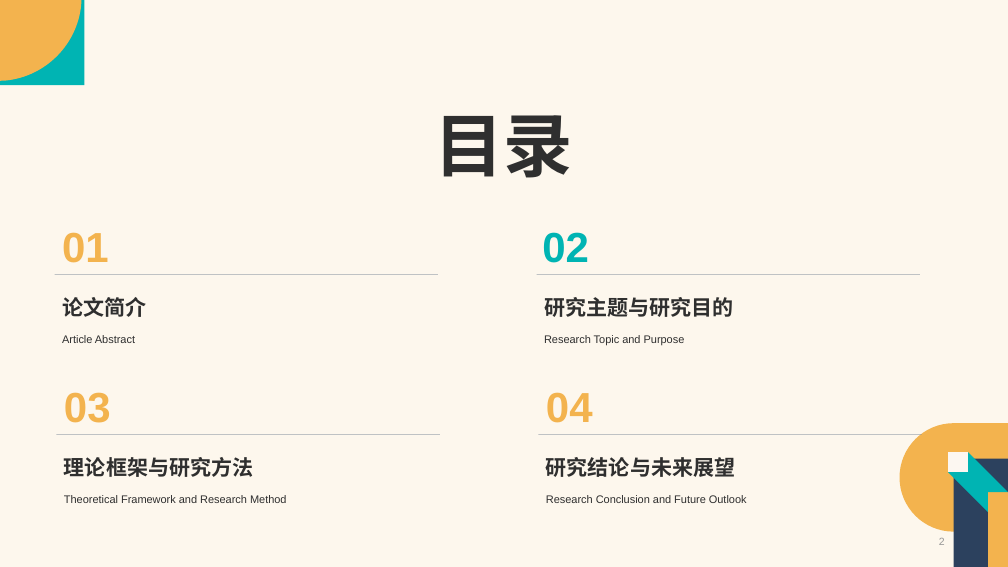
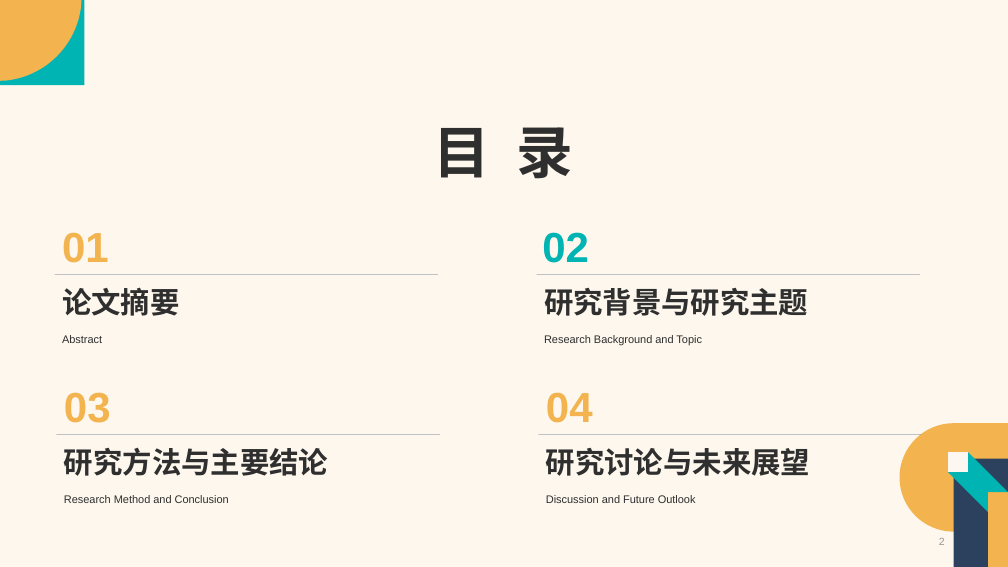
Before and after one commit to Vaelubo/Research, a slide deck: slide 2 of SSCI文章汇报.pptx. Drawn at 1008x567 pixels with LibreOffice and Linux fonts; fonts in the diff are those of the drawing. Boxes give left, top, right and bottom in pixels: in the first picture for what was removed or moved away, otherwise in the second. Text is boxed around its words. In the diff, an @@ line names an element or a change of style, - is before the commit and + after.

Commit message:
0410旅游目的地课程作业

```diff
--- a/SSCI文章汇报.pptx
+++ b/SSCI文章汇报.pptx
@@ text at (434, 127, 573, 179): text changed; size 66 to 54 pt @@
-目录
+目 录
@@ text at (62, 287, 179, 316): text changed; size 20 to 28 pt @@
-论文简介
+论文摘要
@@ text at (544, 288, 808, 316): text changed; size 20 to 28 pt @@
-研究主题与研究目的
+研究背景与研究主题
@@ text at (62, 335, 102, 343): text changed @@
-Article Abstract
+Abstract
@@ text at (544, 335, 702, 345): text changed @@
-Research Topic and Purpose
+Research Background and Topic
@@ text at (64, 447, 328, 476): text changed; size 20 to 28 pt @@
-理论框架与研究方法
+研究方法与主要结论
@@ text at (546, 448, 810, 476): text changed; size 20 to 28 pt @@
-研究结论与未来展望
+研究讨论与未来展望
@@ text at (64, 495, 229, 503): text changed @@
-Theoretical Framework and Research Method
+Research Method and Conclusion
@@ text at (546, 495, 696, 503): text changed @@
-Research Conclusion and Future Outlook
+Discussion and Future Outlook
```
Also in this commit, not shown: 6 other slides changed, 14 slides added, 14 slides removed.
